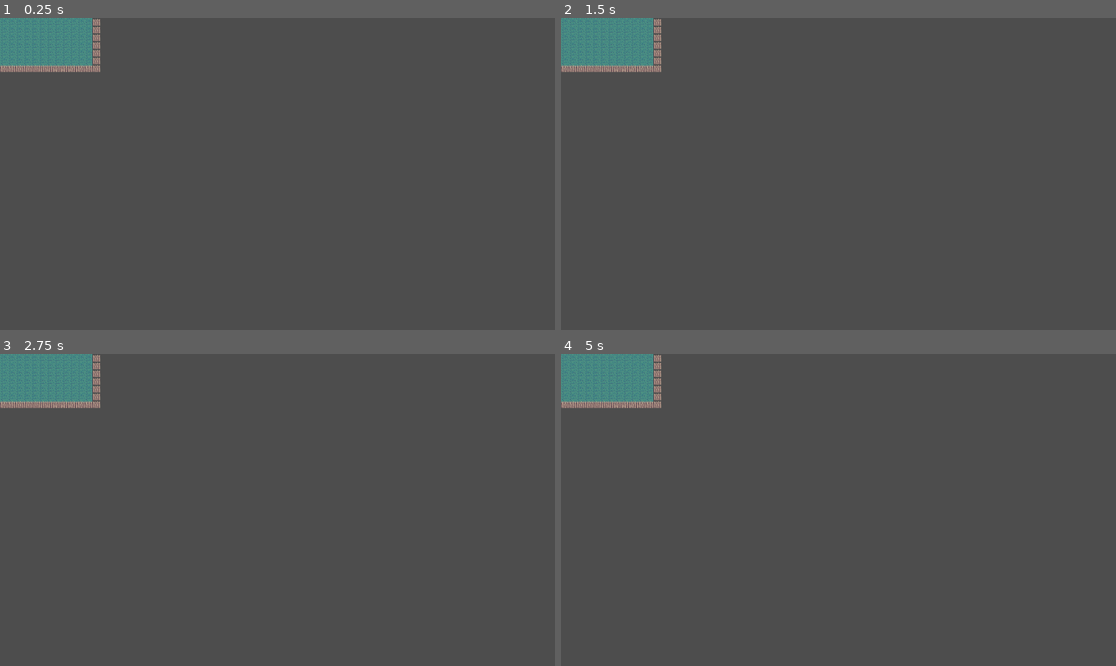
Above: before the commit, frames 1-4 (two rows, left to right).
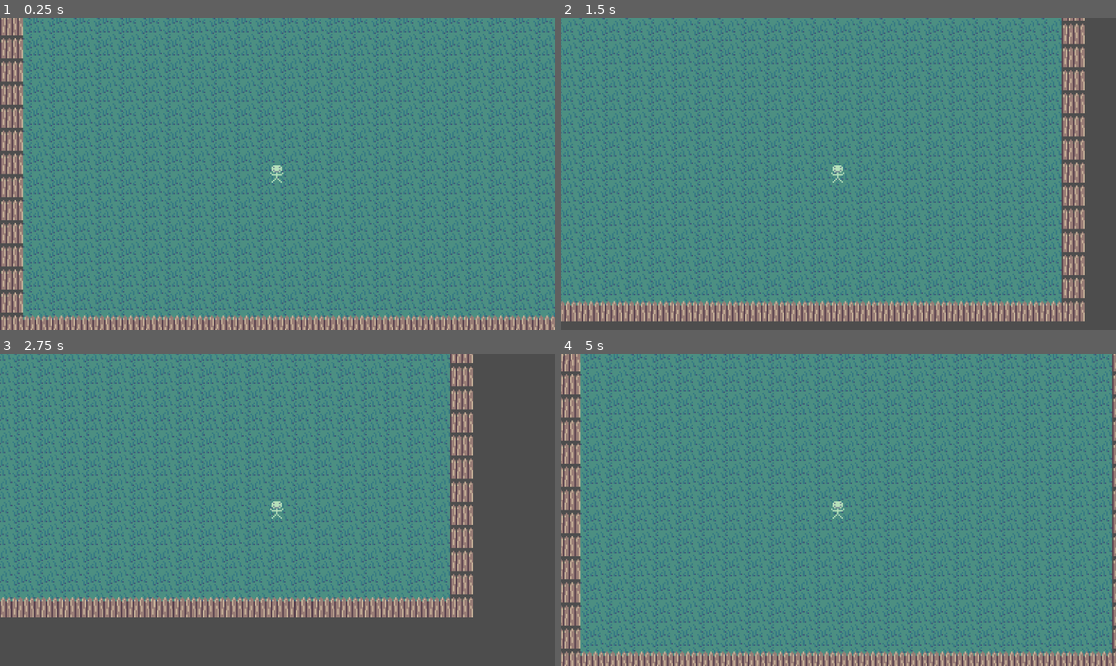
Above: after the commit, the same moments.

Repository: emersonds/Lifeless-Landscaper
Game: Godot game, scene res://Levels/Level1.tscn
The game is run twice, just before and just after one commit, with the same random seed, the same clock (stepped at 60 frames per second) and the same inputs. The project has no main scene, so this scene is started directly.
Inputs:
- Up to frame 1 (0.25 s): no input
- Up to frame 2 (1.5 s): tap Enter at 0.5 s; hold D (move_right, bound only after the commit) 0.53-1.28 s; hold S (move_down, bound only after the commit) from 1.28 s (still down)
- Up to frame 3 (2.75 s): release S (move_down, bound only after the commit) at 2.03 s; hold D (move_right, bound only after the commit) from 2.03 s (still down)
- Up to frame 4 (5 s): release D (move_right, bound only after the commit) at 2.78 s; hold W (move_up, bound only after the commit) 2.78-3.53 s; hold A (move_left, bound only after the commit) from 3.53 s (still down)

The runs differ from the first frame. In frame 1, 96% of the frame differs, in the area x 0-100%, y 0-100%; in frame 2, 87%; in frame 3, 68%; in frame 4, 96%.

Commit message:
Added a player that can move
- Created a player object with a temp sprite that can move around in the world.

Diff:
--- a/LifelessLandscaper/Levels/Level1.tscn
+++ b/LifelessLandscaper/Levels/Level1.tscn
@@ -1,6 +1,7 @@
-[gd_scene load_steps=4 format=3 uid="uid://bi7e7pklqipxq"]
+[gd_scene load_steps=5 format=3 uid="uid://bi7e7pklqipxq"]
 
 [ext_resource type="Texture2D" uid="uid://bl47yifpm7urm" path="res://Sprites/EnvironmentTiles.png" id="1_pbsh3"]
+[ext_resource type="PackedScene" uid="uid://1tjtsuptob5d" path="res://Objects/Player.tscn" id="2_pmy1d"]
 
 [sub_resource type="TileSetAtlasSource" id="TileSetAtlasSource_ykjlk"]
 texture = ExtResource("1_pbsh3")
@@ -44,3 +45,5 @@
 layer_1/y_sort_origin = 0
 layer_1/z_index = 0
 layer_1/tile_data = PackedInt32Array(458741, 131072, 1, 458742, 131072, 1, 458743, 131072, 1, 458744, 131072, 1, 458745 …(1428 unchanged characters)…
+
+[node name="Player" parent="." instance=ExtResource("2_pmy1d")]
--- /dev/null
+++ b/LifelessLandscaper/Objects/Player.tscn
@@ -0,0 +1,20 @@
+[gd_scene load_steps=4 format=3 uid="uid://1tjtsuptob5d"]
+
+[ext_resource type="Script" path="res://Scripts/Player.gd" id="1_5gi0u"]
+[ext_resource type="Texture2D" uid="uid://eho16yu4f7g3" path="res://Sprites/TEMP_Player.png" id="2_tajaq"]
+
+[sub_resource type="RectangleShape2D" id="RectangleShape2D_8f2iq"]
+size = Vector2(7, 12)
+
+[node name="Player" type="CharacterBody2D"]
+script = ExtResource("1_5gi0u")
+
+[node name="Sprite" type="Sprite2D" parent="."]
+texture = ExtResource("2_tajaq")
+
+[node name="CollisionShape2D" type="CollisionShape2D" parent="."]
+position = Vector2(-0.5, 0)
+shape = SubResource("RectangleShape2D_8f2iq")
+
+[node name="Camera2D" type="Camera2D" parent="."]
+zoom = Vector2(3, 3)
--- /dev/null
+++ b/LifelessLandscaper/Scripts/Player.gd
@@ -0,0 +1,11 @@
+extends CharacterBody2D
+
+@export var move_speed: float = 50.0
+
+func _physics_process(delta):
+	velocity = Vector2(Input.get_axis("move_left", "move_right"),
+			Input.get_axis("move_up", "move_down")).normalized()
+
+	velocity *= move_speed
+
+	move_and_slide()
--- a/LifelessLandscaper/project.godot
+++ b/LifelessLandscaper/project.godot
@@ -14,6 +14,33 @@
 config/features=PackedStringArray("4.1", "Forward Plus")
 config/icon="res://icon.svg"
 
+[input]
+
+move_left={
+"deadzone": 0.5,
+"events": [Object(InputEventKey,"resource_local_to_scene":false,"resource_name":"","device":-1,"window_id":0,"alt_pressed":false,"shift_pressed":false,"ctrl_pressed":false,"meta_pressed":false,"pressed":false,"keycode":0,"physical_keycode":65,"key_label":0,"unicode":97,"echo":false,"script":null)
+, Object(InputEventKey,"resource_local_to_scene":false,"resource_name":"","device":-1,"window_id":0,"alt_pressed":false,"shift_pressed":false,"ctrl_pressed":false,"meta_pressed":false,"pressed":false,"keycode":0,"physical_keycode":4194319,"key_label":0,"unicode":0,"echo":false,"script":null)
+]
+}
+move_right={
+"deadzone": 0.5,
+"events": [Object(InputEventKey,"resource_local_to_scene":false,"resource_name":"","device":-1,"window_id":0,"alt_pressed":false,"shift_pressed":false,"ctrl_pressed":false,"meta_pressed":false,"pressed":false,"keycode":0,"physical_keycode":68,"key_label":0,"unicode":100,"echo":false,"script":null)
+, Object(InputEventKey,"resource_local_to_scene":false,"resource_name":"","device":-1,"window_id":0,"alt_pressed":false,"shift_pressed":false,"ctrl_pressed":false,"meta_pressed":false,"pressed":false,"keycode":0,"physical_keycode":4194321,"key_label":0,"unicode":0,"echo":false,"script":null)
+]
+}
+move_up={
+"deadzone": 0.5,
+"events": [Object(InputEventKey,"resource_local_to_scene":false,"resource_name":"","device":-1,"window_id":0,"alt_pressed":false,"shift_pressed":false,"ctrl_pressed":false,"meta_pressed":false,"pressed":false,"keycode":0,"physical_keycode":87,"key_label":0,"unicode":119,"echo":false,"script":null)
+, Object(InputEventKey,"resource_local_to_scene":false,"resource_name":"","device":-1,"window_id":0,"alt_pressed":false,"shift_pressed":false,"ctrl_pressed":false,"meta_pressed":false,"pressed":false,"keycode":0,"physical_keycode":4194320,"key_label":0,"unicode":0,"echo":false,"script":null)
+]
+}
+move_down={
+"deadzone": 0.5,
+"events": [Object(InputEventKey,"resource_local_to_scene":false,"resource_name":"","device":-1,"window_id":0,"alt_pressed":false,"shift_pressed":false,"ctrl_pressed":false,"meta_pressed":false,"pressed":false,"keycode":0,"physical_keycode":83,"key_label":0,"unicode":115,"echo":false,"script":null)
+, Object(InputEventKey,"resource_local_to_scene":false,"resource_name":"","device":-1,"window_id":0,"alt_pressed":false,"shift_pressed":false,"ctrl_pressed":false,"meta_pressed":false,"pressed":false,"keycode":0,"physical_keycode":4194322,"key_label":0,"unicode":0,"echo":false,"script":null)
+]
+}
+
 [rendering]
 
 textures/canvas_textures/default_texture_filter=0
Binary file added: LifelessLandscaper/Sprites/TEMP_Player.png
Not shown, added: LifelessLandscaper/Sprites/TEMP_Player.png.import
